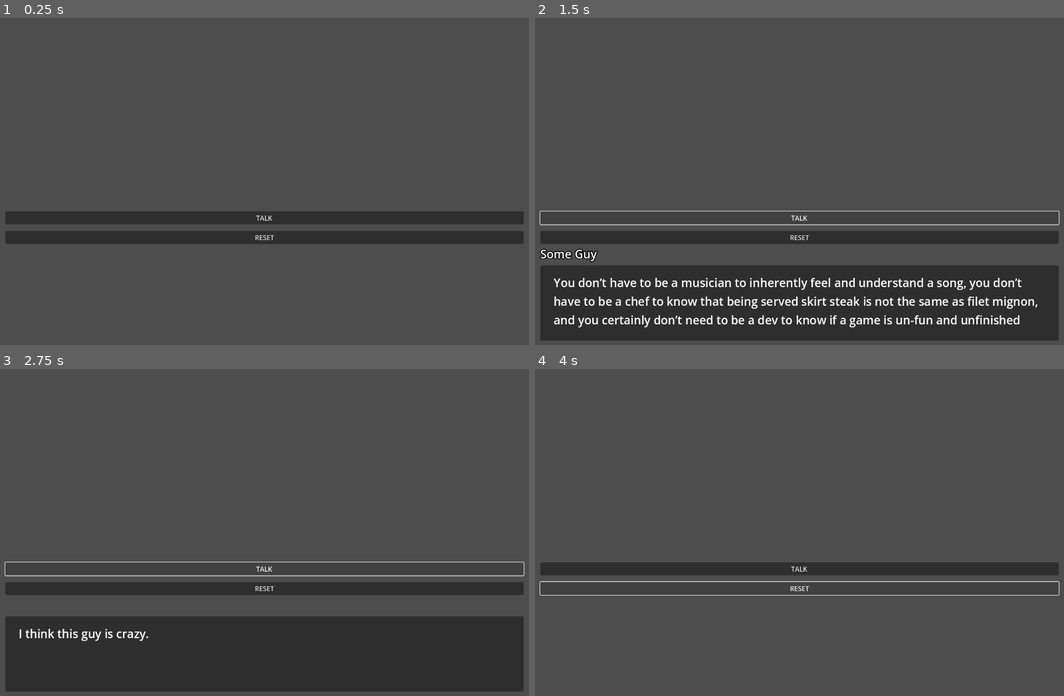
Above: before the commit, frames 1-4 (two rows, left to right).
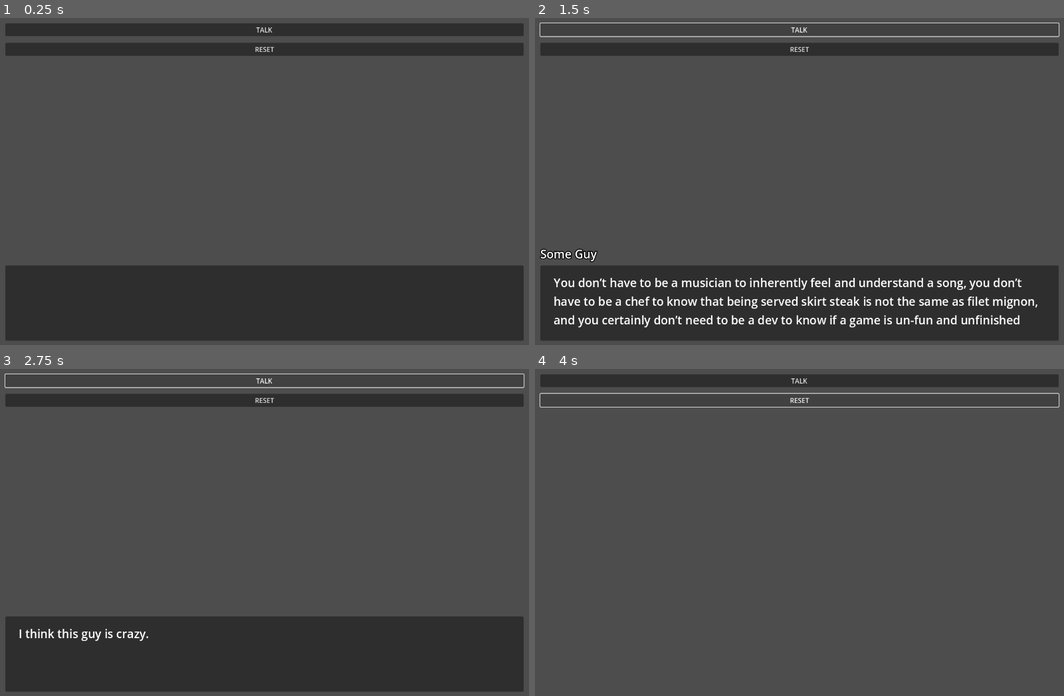
Above: after the commit, the same moments.

Repository: daredakke/dialogue-test
Game: Godot game, scene res://scenes/main.tscn
Same seed, same stepped clock (60 frames per second), same inputs: the game is played once before the commit and once after it.
Inputs:
- Up to frame 1 (0.25 s): no input
- Up to frame 2 (1.5 s): click "TALK" at 0.5 s; click "TALK" at 1.25 s
- Up to frame 3 (2.75 s): click "TALK" at 2 s
- Up to frame 4 (4 s): click "RESET" at 2.75 s

The runs differ from the first frame. In frame 1, 37% of the frame differs, in the area x 1-99%, y 1-99%; in frame 2, 8.8%; in frame 3, 8.8%; in frame 4, 8.8%.

Commit message:
Reposition input, prototype line_groups

Diff:
--- a/scenes/main.tscn
+++ b/scenes/main.tscn
@@ -18,11 +18,14 @@
 script = ExtResource("1_g6440")
 
 [node name="Input" type="Control" parent="UI"]
-layout_mode = 2
-anchors_preset = 0
-offset_top = 508.0
-offset_right = 1280.0
-offset_bottom = 508.0
+layout_mode = 1
+anchors_preset = 5
+anchor_left = 0.5
+anchor_right = 0.5
+offset_left = -640.0
+offset_right = 640.0
+offset_bottom = 120.0
+grow_horizontal = 2
 size_flags_vertical = 0
 
 [node name="InputMargin" type="MarginContainer" parent="UI/Input"]
@@ -54,7 +57,6 @@
 
 [node name="Dialogue" type="Control" parent="UI"]
 unique_name_in_owner = true
-visible = false
 custom_minimum_size = Vector2(1280, 260)
 layout_mode = 2
 anchors_preset = 0
--- a/scripts/play_button.gd
+++ b/scripts/play_button.gd
@@ -17,6 +17,59 @@
 	},
 ]
 
+# line_groups -> line_group (-> line (-> choice))
+var line_groups: Array = [
+	# Group 0
+	[
+		{
+			"speaker": "Some Guy",
+			"line": "0 line A",
+		},
+		{
+			"speaker": "Some Guy",
+			"line": "0 line B",
+		},
+		{
+			"speaker": "Some Guy",
+			"line": "What to do?",
+			"decision": [
+				{
+					"choice": "Choice A",
+					"nextLineGroup": 1
+				},
+				{
+					"choice": "Choice B",
+					"nextLineGroup": 2
+				},
+				{
+					"choice": "END",
+					"nextLineGroup": 3
+				},
+			]
+		},
+	],
+	# Group 1
+	[
+		{
+			"speaker": "Some Guy",
+			"line": "1 line A",
+		},
+	],
+	# Group 2
+	[
+		{
+			"speaker": "Some Guy",
+			"line": "2 line A",
+		},
+		{
+			"speaker": "Some Guy",
+			"line": "2 line B",
+		},
+	],
+	# Group 3 - empty to end dialogue if such a choice is available
+	[]
+]
+
 
 func _on_pressed() -> void:
 	self.talking_to_npc.emit(npc_lines)
